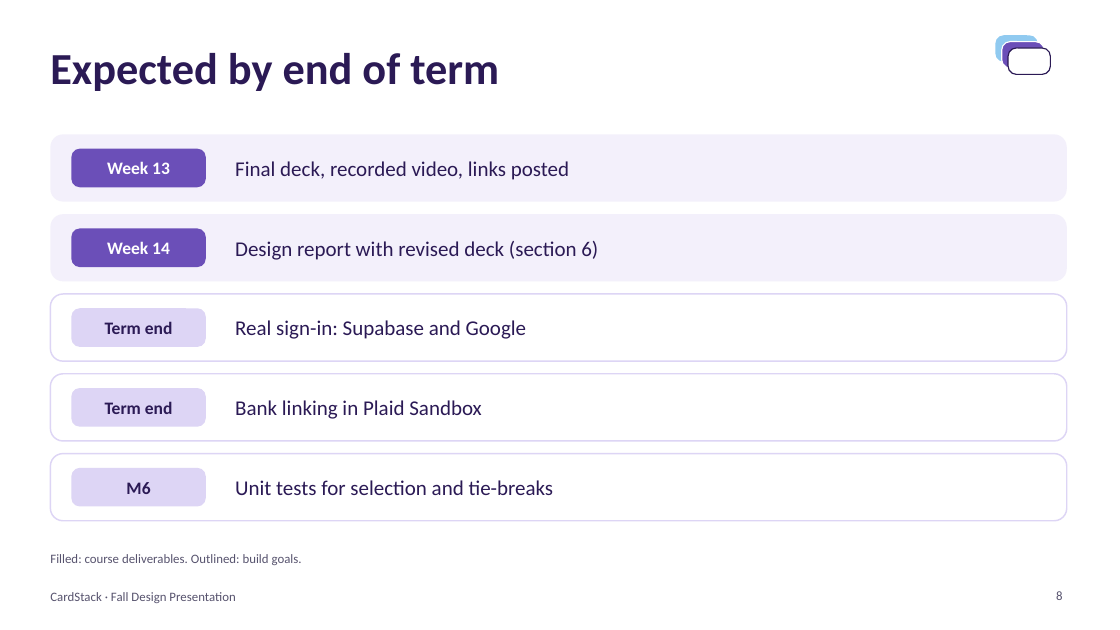
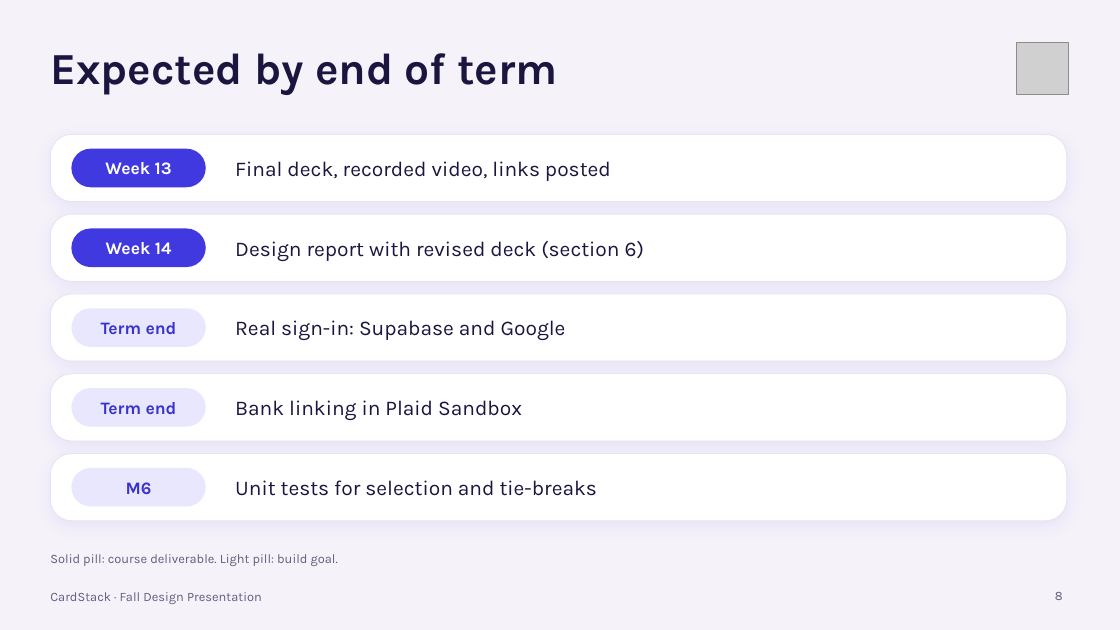
Before and after one commit to Maya2234/capstone, a slide deck: slide 8 of Presentation/CardStack_Design_Presentation_Draft.pptx. Drawn at 1120x630 pixels with LibreOffice and Linux fonts; fonts in the diff are those of the drawing; grey boxes stand for pictures. Boxes give left, top, right and bottom in pixels: in the first picture for what was removed or moved away, otherwise in the second. Text is boxed around its words. In the diff, an @@ line names an element or a change of style, - is before the commit and + after.

```diff
--- a/Presentation/CardStack_Design_Presentation_Draft.pptx
+++ b/Presentation/CardStack_Design_Presentation_Draft.pptx
@@ background #FFFFFF to #F6F2FA @@
@@ rounded rectangle removed at bbox=[996, 35, 1038, 62] @@
@@ rounded rectangle removed at bbox=[1002, 42, 1044, 69] @@
@@ rounded rectangle removed at bbox=[1008, 48, 1050, 75] @@
@@ picture added at bbox=[1017, 42, 1069, 94] @@
@@ rounded rectangle at bbox=[50, 134, 1067, 202]: fill #F3F0FB to #FFFFFF; outline none to #E8E2F2 0.75 pt; shadow on; proportions changed @@
@@ text "Week 13" at bbox=[105, 162, 172, 174]: font Calibri to Karla @@
@@ rounded rectangle at bbox=[71, 149, 206, 187]: fill #6B4FB8 to #4039DF; proportions changed @@
@@ rounded rectangle at bbox=[50, 214, 1067, 281]: fill #F3F0FB to #FFFFFF; outline none to #E8E2F2 0.75 pt; shadow on; proportions changed @@
@@ text "Week 14" at bbox=[106, 242, 172, 254]: font Calibri to Karla @@
@@ rounded rectangle at bbox=[71, 229, 206, 267]: fill #6B4FB8 to #4039DF; proportions changed @@
@@ outline #DDD5F5 1.25 pt to #E8E2F2 0.75 pt; shadow on; proportions changed in 3 elements at bbox=[50, 454, 1067, 521], bbox=[50, 294, 1067, 361], bbox=[50, 374, 1067, 441] @@
@@ rounded rectangle: place and size @@
-rounded rectangle at bbox=[50, 454, 1067, 521]
+rounded rectangle at bbox=[50, 374, 1067, 441]
@@ fill #DDD5F5 to #E9E7FE; proportions changed in 3 elements at bbox=[71, 468, 206, 507], bbox=[71, 308, 206, 347], bbox=[71, 388, 206, 427] @@
@@ rounded rectangle: place and size @@
-rounded rectangle at bbox=[71, 468, 206, 507]
+rounded rectangle at bbox=[71, 388, 206, 427]
@@ rounded rectangle: place and size @@
-rounded rectangle at bbox=[50, 374, 1067, 441]
+rounded rectangle at bbox=[50, 454, 1067, 521]
@@ font Calibri to Karla, text colour #2B1A55 to #3A33C9 in 3 elements at bbox=[101, 322, 177, 334], bbox=[101, 402, 177, 414], bbox=[126, 482, 152, 494] @@
@@ rounded rectangle: place and size @@
-rounded rectangle at bbox=[71, 388, 206, 427]
+rounded rectangle at bbox=[71, 468, 206, 507]
@@ font Calibri to Karla, text colour #2B1A55 to #1A1640 in 6 elements at bbox=[50, 53, 557, 95], bbox=[235, 161, 611, 181], bbox=[235, 241, 644, 261], bbox=[235, 320, 566, 340], bbox=[235, 400, 522, 420], bbox=[235, 480, 597, 496] @@
@@ text at bbox=[50, 554, 338, 566]: text changed; font Calibri to Karla; text colour #57536E to #625E80 @@
-Filled: course deliverables. Outlined: build goals.
+Solid pill: course deliverable. Light pill: build goal.
@@ text "CardStack · Fall Design Presentation" at bbox=[50, 592, 262, 604]: font Calibri to Karla, text colour #57536E to #625E80 @@
@@ page number at bbox=[1055, 592, 1063, 600]: font Calibri to Karla, text colour #57536E to #625E80 @@
```
Also in this commit, not shown: 15 other slides changed, 1 other file.
